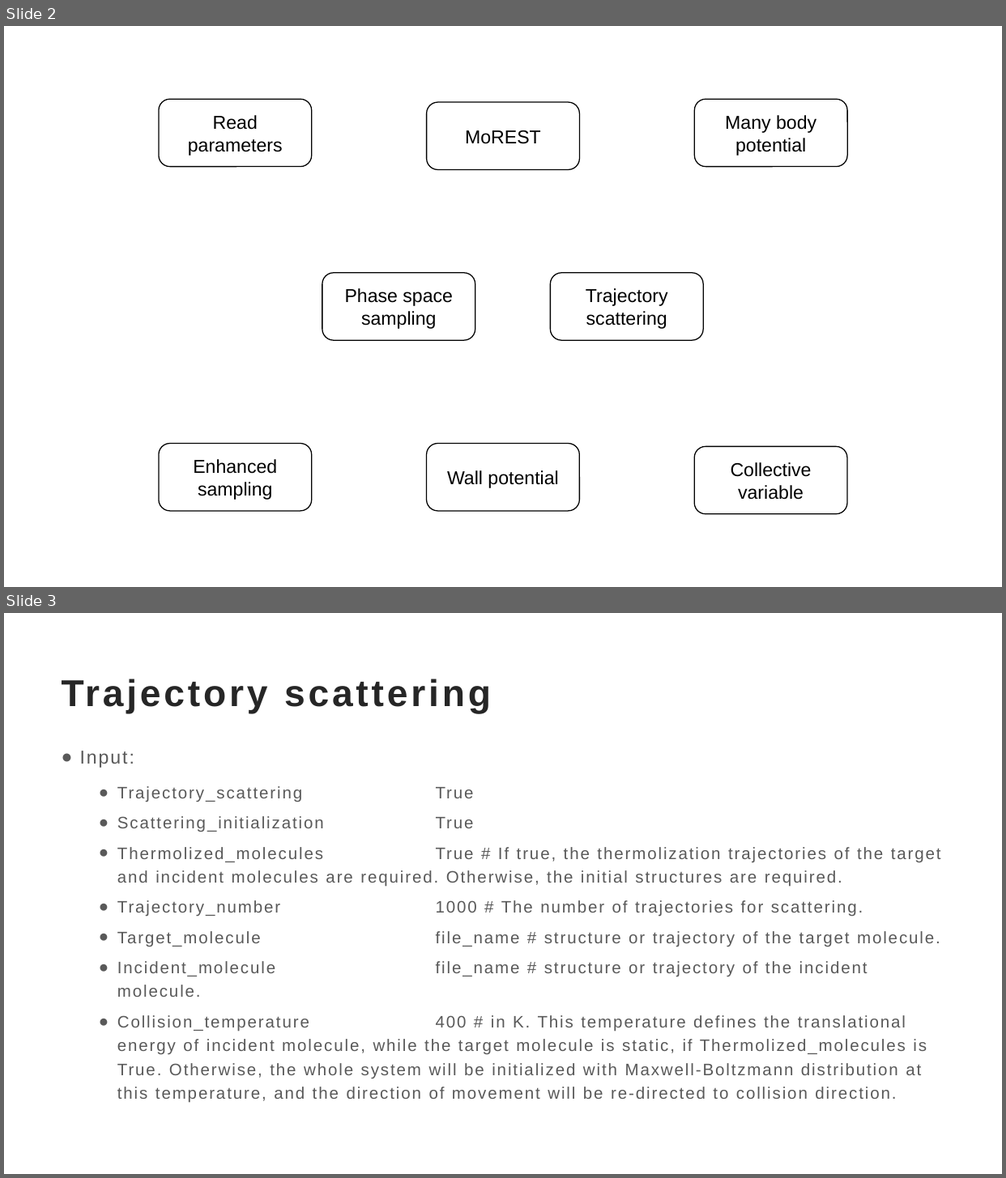
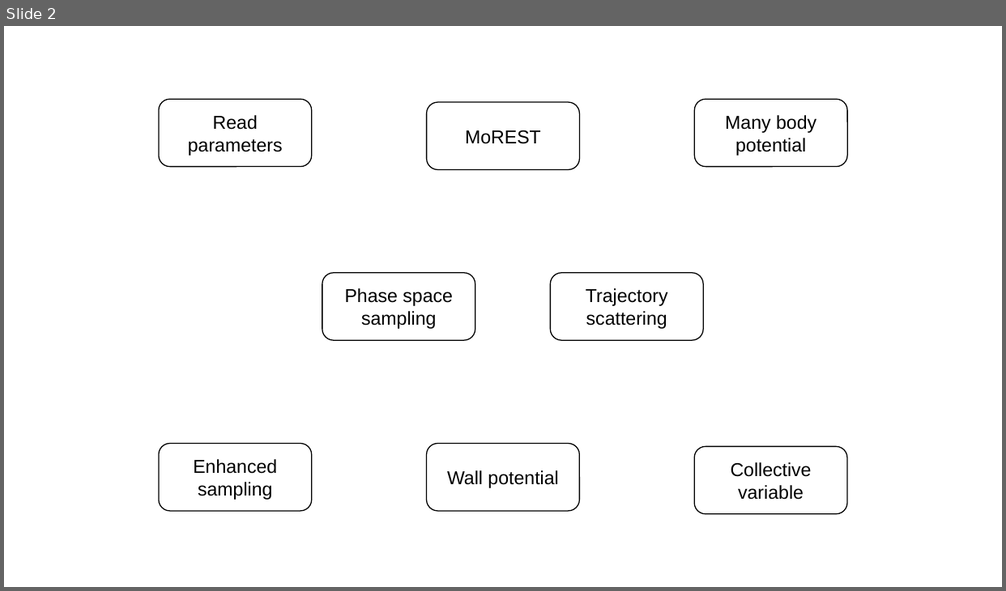
Before and after one commit to onewhich/MoREST-v0.1, a slide deck: log/MoREST_module.pptx. Shown one above the other, each under a label of ours: slides 2 and 3 before the commit, slide 2 after it. The pictures are 1006x1178 and 1006x591 pixels, drawn with LibreOffice and Linux fonts; fonts in the diff are those of the drawing. Boxes give left, top, right and bottom in pixels: in the first picture for what was removed or moved away, otherwise in the second. Text is boxed around its words. In the diff, an @@ line names an element or a change of style, - is before the commit and + after.

```diff
--- a/log/MoREST_module.pptx
+++ b/log/MoREST_module.pptx
@@ slide 3 removed at <box>4,613,1002,1174</box>, background #FFFFFF @@
@@ title removed at <box>62,679,491,714</box> @@
-Trajectory scattering
@@ text removed at <box>80,751,941,1103</box> @@
-● Input:
-  ● Trajectory_scattering True
-  ● Scattering_initialization True
-  ● Thermolized_molecules True # If true, the thermolization trajectories of the target and incident molecules are required. Otherwise, the initial structures are required.
-  ● Trajectory_number 1000 # The number of trajectories for scattering.
-  ● Target_molecule file_name # structure or trajectory of the target molecule.
-  ● Incident_molecule file_name # structure or trajectory of the incident molecule.
-  ● Collision_temperature 400 # in K. This temperature defines the translational energy of incident molecule, while the target molecule is static, if Thermolized_molecules is True. Otherwise, the whole system will be initialized with Maxwell-Boltzmann distribution at this temperature, and the direction of movement will be re-directed to collision direction.
```
Also in this commit, not shown: 2 slides added, 5 other files.
